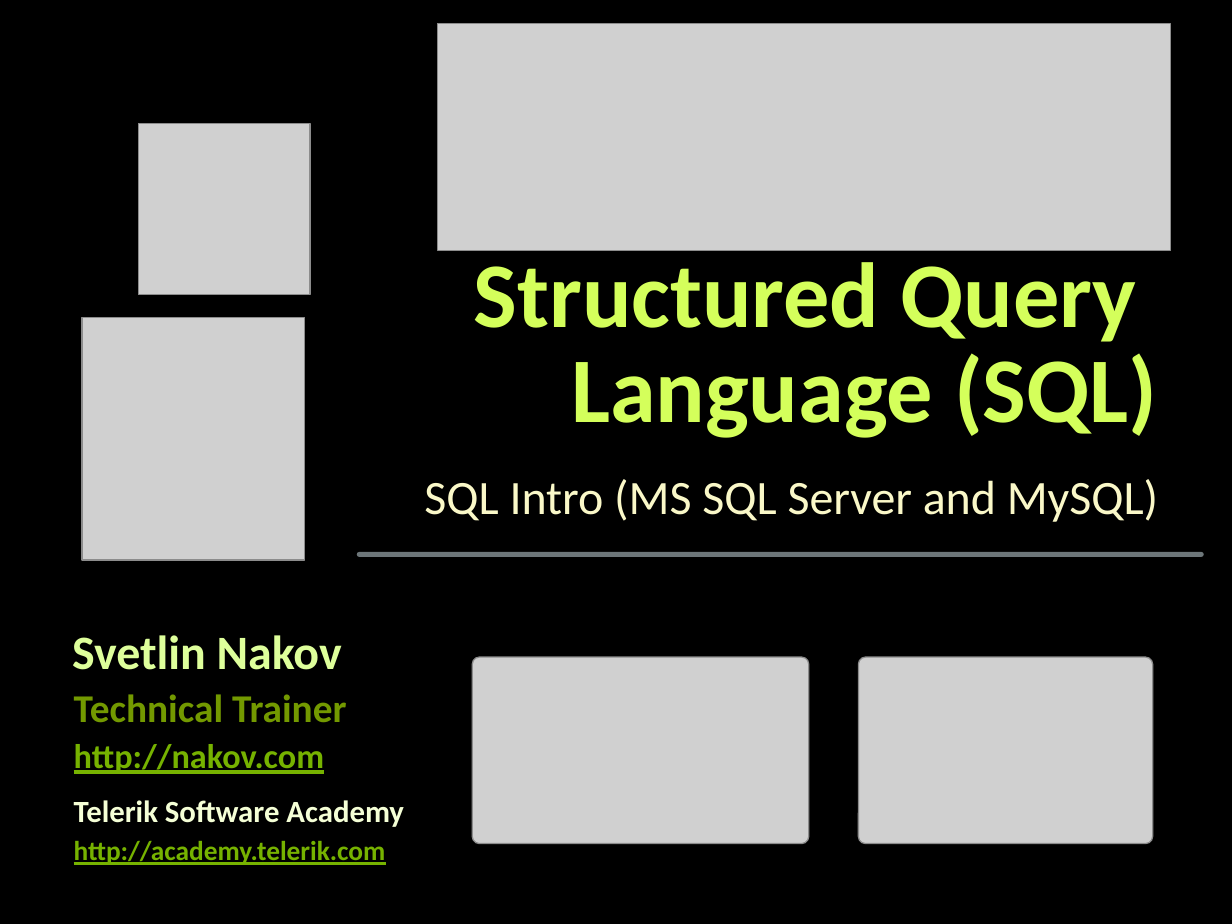
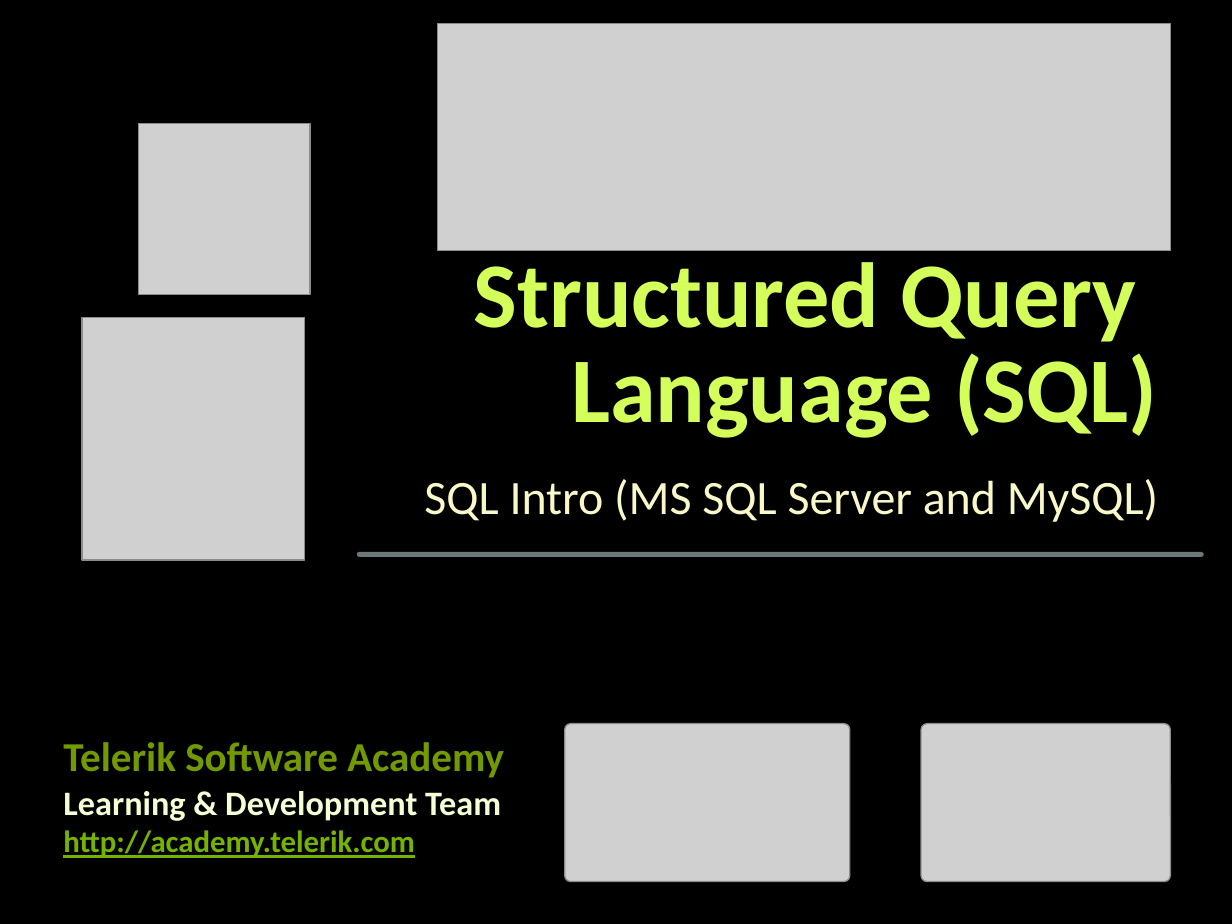
Before and after one commit to martin-nikolov/Telerik-Academy, a slide deck: slide 1 of Databases/04. Structured Query Language (SQL)/SQL-Introduction.pptx. Drawn at 1232x924 pixels with LibreOffice and Linux fonts; fonts in the diff are those of the drawing; grey boxes stand for pictures; background and template pictures are left out. Boxes give left, top, right and bottom in pixels: in the first picture for what was removed or moved away, otherwise in the second. Text is boxed around its words. In the diff, an @@ line names an element or a change of style, - is before the commit and + after.

Commit message:
DB -U

```diff
--- a/Databases/04. Structured Query Language (SQL)/SQL-Introduction.pptx
+++ b/Databases/04. Structured Query Language (SQL)/SQL-Introduction.pptx
@@ text removed at bbox=[72, 635, 342, 670] @@
-Svetlin Nakov
@@ text removed at bbox=[74, 694, 347, 722] @@
-Technical Trainer
@@ text "Telerik Software Academy": place and size @@
-text "Telerik Software Academy" at bbox=[74, 800, 404, 827]
+text "Telerik Software Academy" at bbox=[63, 742, 504, 778]
@@ text "Telerik Software Academy" at bbox=[63, 742, 504, 778]: size 18 to 24 pt, text colour #F5FFD6 to #739900; more space between paragraphs @@
@@ text removed at bbox=[74, 744, 324, 774] @@
-http://nakov.com
@@ picture: place and size @@
-picture at bbox=[472, 657, 808, 843]
+picture at bbox=[564, 723, 849, 881]
@@ picture: place and size @@
-picture at bbox=[859, 657, 1153, 843]
+picture at bbox=[922, 723, 1170, 881]
@@ text added at bbox=[63, 791, 501, 821], 20 pt, text #F5FFD6, bold @@
+Learning & Development Team
@@ text "http://academy.telerik.com": place and size @@
-text "http://academy.telerik.com" at bbox=[74, 841, 386, 865]
+text "http://academy.telerik.com" at bbox=[63, 830, 414, 858]
@@ text "http://academy.telerik.com" at bbox=[63, 830, 414, 858]: size 16 to 18 pt; more space between paragraphs @@
```
Also in this commit, not shown: 1 other slide changed.
